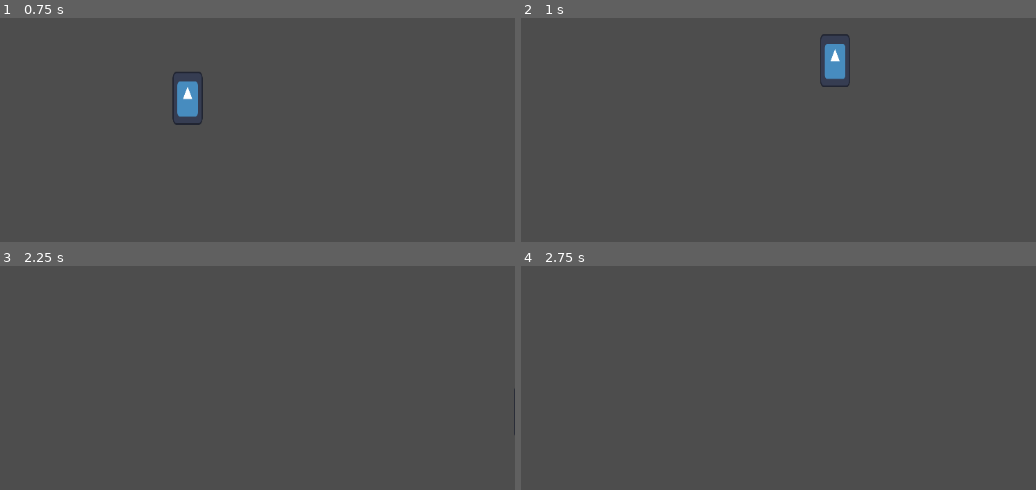
Above: before the commit, frames 1-4 (two rows, left to right).
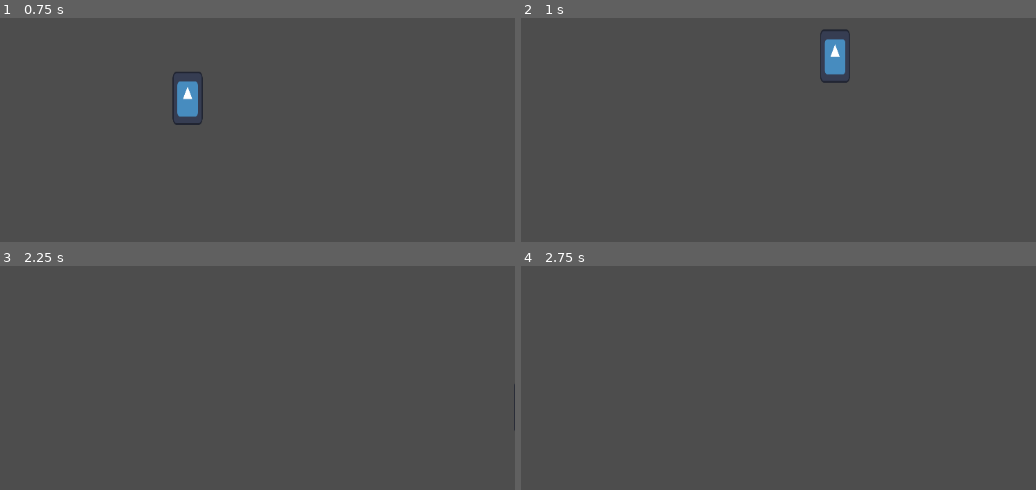
Above: after the commit, the same moments.

Repository: KristianNikolov07/invictus-somakan
Game: Godot game, scene res://Testing/Testing.tscn
The game is run twice, just before and just after one commit, with the same random seed, the same clock (stepped at 60 frames per second) and the same inputs. The project has no main scene, so this scene is started directly. The engine's default icon, where the game draws it, is replaced by a stand-in: a white triangle on a blue panel in a dark square.
Inputs:
- Up to frame 1 (0.75 s): tap Enter at 0.5 s; hold D (Right) from 0.53 s (still down); hold Shift (Dash) from 0.53 s (still down)
- Up to frame 2 (1 s): keep holding D (Right); keep holding Shift (Dash); tap Space (Jump) at 0.77 s
- Up to frame 3 (2.25 s): release Shift (Dash) at 1.28 s; tap Shift (Dash) at 1.35 s; tap Space (Jump) at 1.52, 2 s; release D (Right) at 2.03 s; hold A (Left) from 2.03 s (still down); hold Shift (Dash) from 2.03 s (still down)
- Up to frame 4 (2.75 s): keep holding A (Left); keep holding Shift (Dash)

Frame 1 is identical in both runs. In frame 2, 0.5% of the frame differs, in the area x 58-64%, y 4-31%; in frame 3, less than 0.1%; in frame 4, nothing differs.

Commit message:
added constants for better code

Diff:
--- a/Scripts/player.gd
+++ b/Scripts/player.gd
@@ -1,16 +1,17 @@
 extends CharacterBody2D
 
-var accel = 150
-var max_falling_speed = 1000
-var max_walking_speed = 400
-var jump_force = 800
+const accel = 150
+const max_falling_speed = 1000
+const max_walking_speed = 400
+const jump_force = 900
+const gravity = 40
+const jump_easing = -250
+const dash_speed = 3 * max_walking_speed
 var jumps_remaining = 1
 var max_jumps = 1
-var gravity = 40
-var jump_easing = -250
 var speed_mult = 1
 var direction = 1
-var dash_speed = 3 * max_walking_speed
+
 
 func _physics_process(delta: float) -> void:
 	if $DashTimer.is_stopped():
